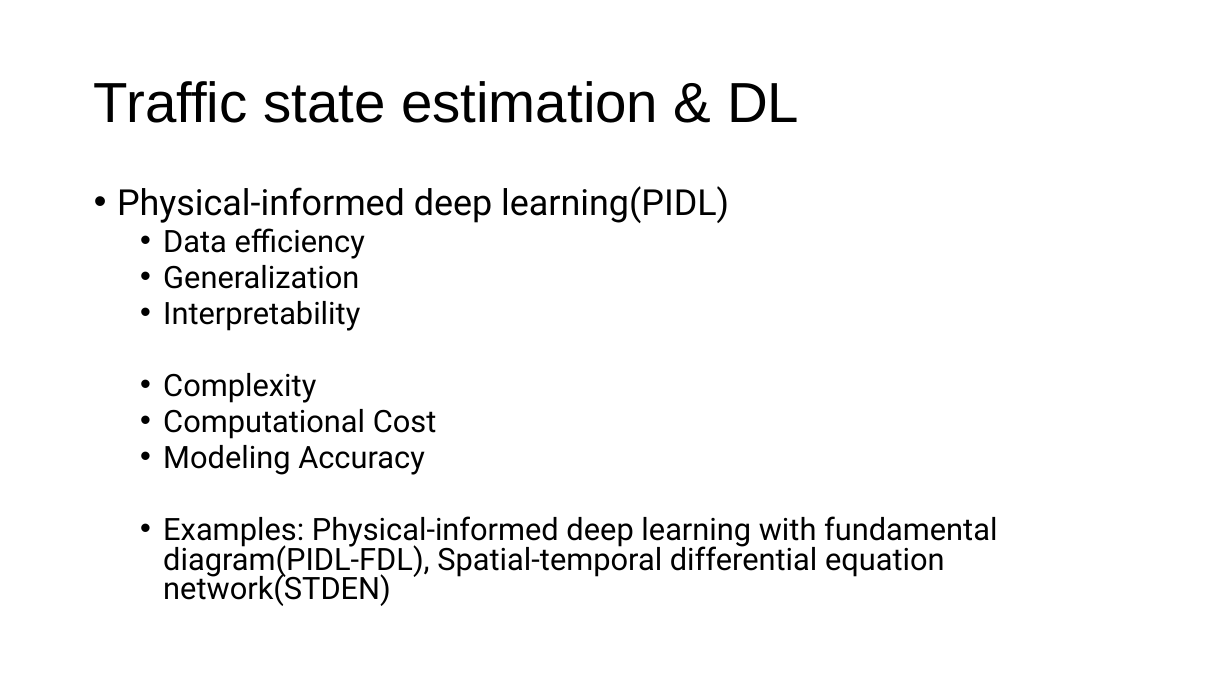
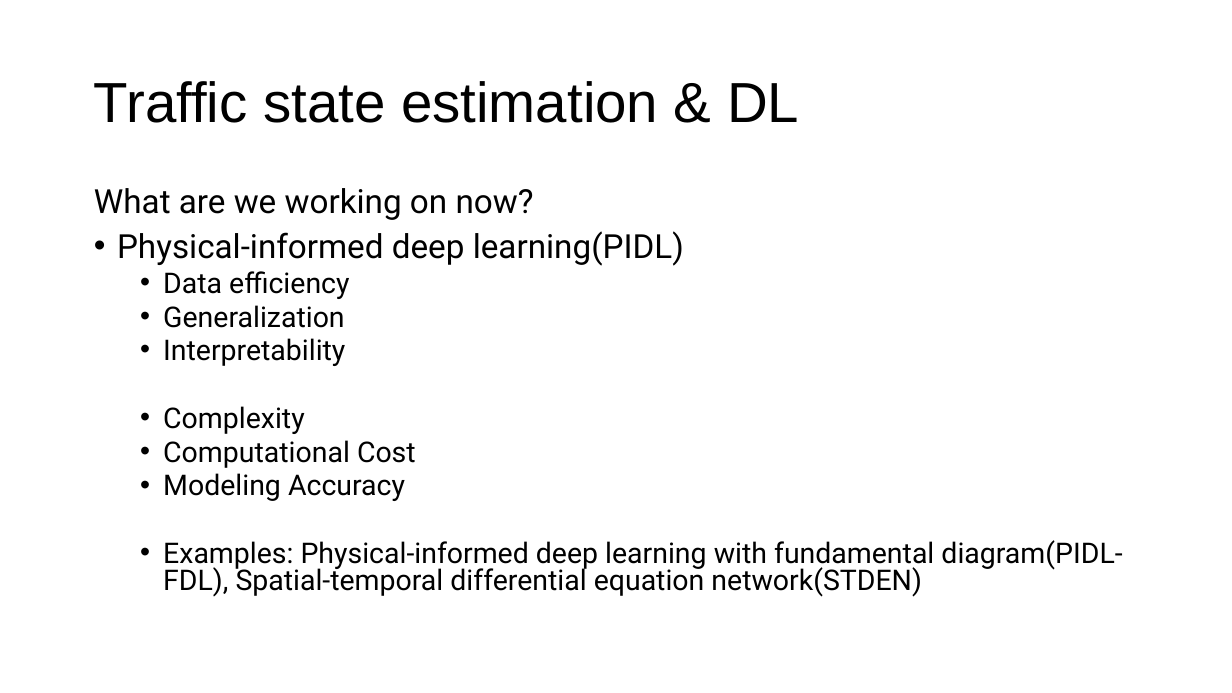
Before and after one commit to zhengyouhan/TransInfos24, a slide deck: slide 6 of Rinko_Drafts/A Brief Survey on Deep Learning in.pptx (slide 7 before the commit). Drawn at 1232x693 pixels with LibreOffice and Linux fonts; fonts in the diff are those of the drawing. Boxes give left, top, right and bottom in pixels: in the first picture for what was removed or moved away, otherwise in the second. Text is boxed around its words. In the diff, an @@ line names an element or a change of style, - is before the commit and + after.

```diff
--- a/Rinko_Drafts/A Brief Survey on Deep Learning in.pptx
+++ b/Rinko_Drafts/A Brief Survey on Deep Learning in.pptx
@@ text at (94,188,534,220): paragraph added @@
+What are we working on now?
@@ text at (117,231,1122,597): size 28 to 25.9 pt in "Physical-informed deep learning(PIDL)"; size 24 to 22.2 pt in "Data efficiency", "Generalization", "Interpretability", "Complexity" and 3 more places @@
```
Also in this commit, not shown: 4 other slides changed, 2 slides added, 3 slides removed, 1 other file.
